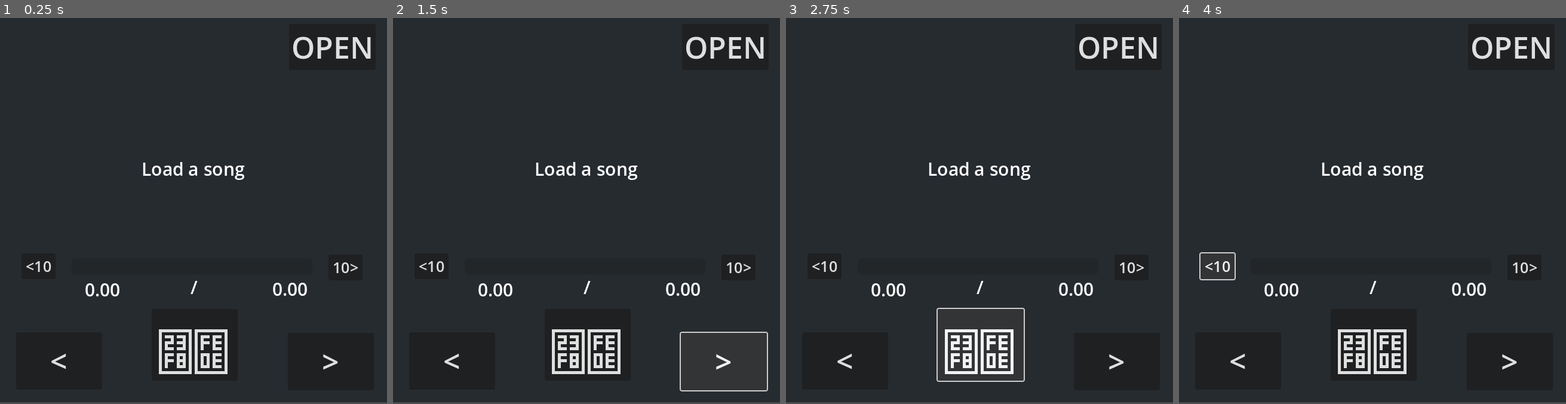
Above: before the commit, frames 1-4 (left to right).
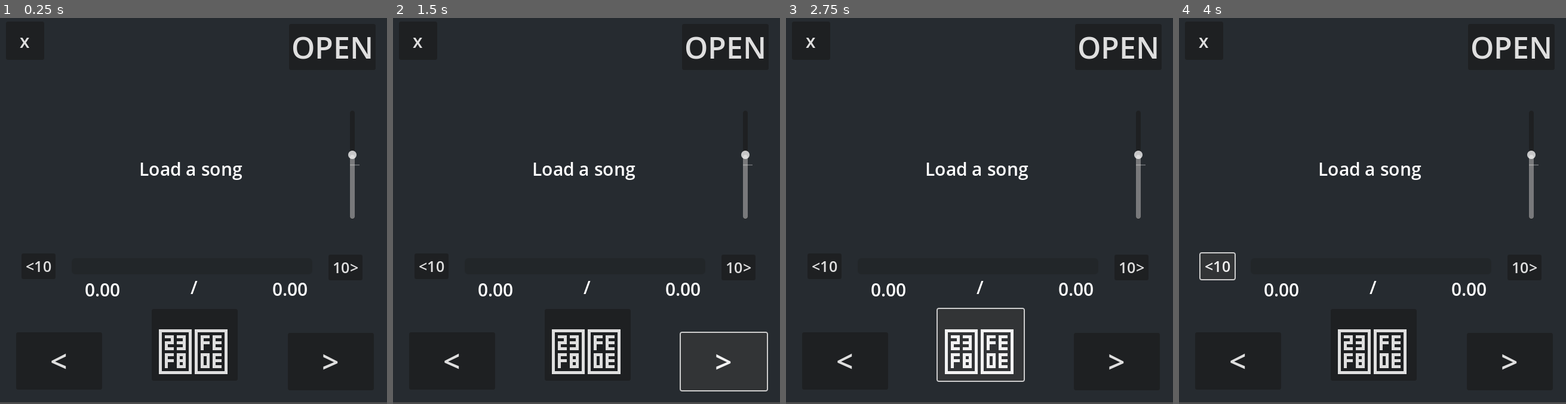
Above: after the commit, the same moments.

Repository: FireEntity1/soundscape
Game: Godot game, scene res://main.tscn
The game is run twice, just before and just after one commit, with the same random seed, the same clock (stepped at 60 frames per second) and the same inputs.
Inputs:
- Up to frame 1 (0.25 s): no input
- Up to frame 2 (1.5 s): click "OPEN" at 0.5 s; click ">" at 1.25 s
- Up to frame 3 (2.75 s): click "⏸︎" at 2 s
- Up to frame 4 (4 s): click "<" at 2.75 s; click "<10" at 3.5 s

The runs differ from the first frame. In frame 1, 0.8% of the frame differs, in the area x 5-93%, y 5-53%; in frame 2, 0.8%; in frame 3, 0.8%; in frame 4, 0.8%.
Error before the commit: Invalid access of index '-1' on a base object of type: 'Array'. (res://openFile.gd:56)

Commit message:
Features

Diff:
--- /dev/null
+++ b/Control.gd
@@ -0,0 +1,14 @@
+extends Control
+
+var following = false
+var dragging_start_position = Vector2()
+
+
+func _process(_delta):
+	if following:
+		get_window().position = get_window().position + Vector2i(get_global_mouse_position()) - Vector2i(dragging_start_position)
+
+func _on_gui_input(event):
+	if event is InputEventMouseButton:
+		following = !following
+		dragging_start_position = get_local_mouse_position()
--- /dev/null
+++ b/default_bus_layout.tres
@@ -0,0 +1,8 @@
+[gd_resource type="AudioBusLayout" load_steps=2 format=3 uid="uid://dxfvktctg65k2"]
+
+[sub_resource type="AudioEffectSpectrumAnalyzer" id="AudioEffectSpectrumAnalyzer_rkr0d"]
+resource_name = "SpectrumAnalyzer"
+
+[resource]
+bus/0/effect/0/effect = SubResource("AudioEffectSpectrumAnalyzer_rkr0d")
+bus/0/effect/0/enabled = true
--- a/icon.svg
+++ /dev/null
@@ -1 +0,0 @@
-<svg height="128" width="128" xmlns="http://www.w3.org/2000/svg"><rect x="2" y="2" width="124" height="124" rx="14" fill="#363d52" stroke="#212532" stroke-width="4"/><g transform="scale(.101) translate(122 122)"><g fill="#fff"><path d="M105 673v33q407 354 814 0v-33z"/><path d="m105 673 152 14q12 1 15 14l4 67 132 10 8-61q2-11 15-15h162q13 4 15 15l8 61 132-10 4-67q3-13 15-14l152-14V427q30-39 56-81-35-59-83-108-43 20-82 47-40-37-88-64 7-51 8-102-59-28-123-42-26 43-46 89-49-7-98 0-20-46-46-89-64 14-123 42 1 51 8 102-48 27-88 64-39-27-82-47-48 49-83 108 26 42 56 81zm0 33v39c0 276 813 276 814 0v-39l-134 12-5 69q-2 10-14 13l-162 11q-12 0-16-11l-10-65H446l-10 65q-4 11-16 11l-162-11q-12-3-14-13l-5-69z" fill="#478cbf"/><path d="M483 600c0 34 58 34 58 0v-86c0-34-58-34-58 0z"/><circle cx="725" cy="526" r="90"/><circle cx="299" cy="526" r="90"/></g><g fill="#414042"><circle cx="307" cy="532" r="60"/><circle cx="717" cy="532" r="60"/></g></g></svg>
--- a/main.tscn
+++ b/main.tscn
@@ -1,5 +1,6 @@
-[gd_scene load_steps=5 format=3 uid="uid://c1leqgnp5o7sh"]
+[gd_scene load_steps=8 format=3 uid="uid://c1leqgnp5o7sh"]
 
+[ext_resource type="Script" path="res://Control.gd" id="1_g5o7u"]
 [ext_resource type="Script" path="res://openFile.gd" id="1_nww2s"]
 
 [sub_resource type="Theme" id="Theme_6w4j0"]
@@ -7,6 +8,10 @@
 [sub_resource type="Theme" id="Theme_q3f88"]
 
 [sub_resource type="Theme" id="Theme_8qcvw"]
+
+[sub_resource type="Theme" id="Theme_8odsd"]
+
+[sub_resource type="Theme" id="Theme_cqwpe"]
 
 [node name="Node2D" type="Node2D"]
 
@@ -17,7 +22,14 @@
 offset_bottom = 645.0
 color = Color(0.149205, 0.168383, 0.187543, 1)
 
-[node name="Button" type="Button" parent="."]
+[node name="Control" type="Control" parent="."]
+layout_mode = 3
+anchors_preset = 0
+offset_right = 649.0
+offset_bottom = 645.0
+script = ExtResource("1_g5o7u")
+
+[node name="open" type="Button" parent="."]
 offset_left = 484.0
 offset_top = 12.0
 offset_right = 629.0
@@ -27,7 +39,7 @@
 text = "OPEN"
 script = ExtResource("1_nww2s")
 
-[node name="fileOpen" type="FileDialog" parent="Button"]
+[node name="fileOpen" type="FileDialog" parent="open"]
 title = "Open a Directory"
 initial_position = 1
 size = Vector2i(392, 300)
@@ -36,9 +48,9 @@
 access = 2
 use_native_dialog = true
 
-[node name="AudioStreamPlayer2D" type="AudioStreamPlayer2D" parent="Button"]
+[node name="AudioStreamPlayer2D" type="AudioStreamPlayer2D" parent="open"]
 
-[node name="skip" type="Button" parent="Button"]
+[node name="skip" type="Button" parent="open"]
 layout_mode = 0
 offset_left = -2.0
 offset_top = 517.0
@@ -48,7 +60,7 @@
 theme_override_font_sizes/font_size = 50
 text = ">"
 
-[node name="pause" type="Button" parent="Button"]
+[node name="pause" type="Button" parent="open"]
 layout_mode = 0
 offset_left = -230.0
 offset_top = 477.0
@@ -58,7 +70,7 @@
 theme_override_font_sizes/font_size = 75
 text = "⏸︎"
 
-[node name="back" type="Button" parent="Button"]
+[node name="back" type="Button" parent="open"]
 layout_mode = 0
 offset_left = -457.0
 offset_top = 516.0
@@ -68,7 +80,7 @@
 theme_override_font_sizes/font_size = 50
 text = "<"
 
-[node name="rewind" type="Button" parent="Button"]
+[node name="rewind" type="Button" parent="open"]
 layout_mode = 0
 offset_left = -448.0
 offset_top = 384.0
@@ -78,7 +90,7 @@
 theme_override_font_sizes/font_size = 25
 text = "<10"
 
-[node name="forward" type="Button" parent="Button"]
+[node name="forward" type="Button" parent="open"]
 layout_mode = 0
 offset_left = 66.0
 offset_top = 386.0
@@ -88,11 +100,11 @@
 theme_override_font_sizes/font_size = 25
 text = "10>"
 
-[node name="playing" type="Label" parent="Button"]
+[node name="playing" type="Label" parent="open"]
 layout_mode = 0
-offset_left = -458.0
+offset_left = -395.0
 offset_top = 221.0
-offset_right = 137.0
+offset_right = 65.0
 offset_bottom = 383.0
 theme = SubResource("Theme_8qcvw")
 theme_override_font_sizes/font_size = 30
@@ -100,7 +112,7 @@
 horizontal_alignment = 1
 autowrap_mode = 3
 
-[node name="total" type="Label" parent="Button"]
+[node name="total" type="Label" parent="open"]
 layout_mode = 0
 offset_left = -99.0
 offset_top = 422.0
@@ -112,7 +124,7 @@
 horizontal_alignment = 1
 autowrap_mode = 3
 
-[node name="done" type="Label" parent="Button"]
+[node name="done" type="Label" parent="open"]
 layout_mode = 0
 offset_left = -413.0
 offset_top = 423.0
@@ -124,7 +136,7 @@
 horizontal_alignment = 1
 autowrap_mode = 3
 
-[node name="slash" type="Label" parent="Button"]
+[node name="slash" type="Label" parent="open"]
 layout_mode = 0
 offset_left = -260.0
 offset_top = 419.0
@@ -136,18 +148,43 @@
 horizontal_alignment = 1
 autowrap_mode = 3
 
-[node name="cursor" type="ProgressBar" parent="Button"]
+[node name="cursor" type="ProgressBar" parent="open"]
 offset_left = -364.0
 offset_top = 392.0
 offset_right = 39.0
 offset_bottom = 419.0
 show_percentage = false
 
-[connection signal="button_up" from="Button" to="Button" method="_on_button_up"]
-[connection signal="dir_selected" from="Button/fileOpen" to="Button" method="_on_file_open_dir_selected"]
-[connection signal="file_selected" from="Button/fileOpen" to="Button" method="_on_file_open_file_selected"]
-[connection signal="button_up" from="Button/skip" to="Button" method="_on_skip_button_up"]
-[connection signal="button_up" from="Button/pause" to="Button" method="_on_pause_button_up"]
-[connection signal="button_up" from="Button/back" to="Button" method="_on_back_button_up"]
-[connection signal="button_up" from="Button/rewind" to="Button" method="_on_rewind_button_up"]
-[connection signal="button_up" from="Button/forward" to="Button" method="_on_forward_button_up"]
+[node name="close" type="Button" parent="open"]
+layout_mode = 0
+offset_left = -474.0
+offset_top = -4.0
+offset_right = -410.0
+offset_bottom = 60.0
+theme = SubResource("Theme_8odsd")
+theme_override_font_sizes/font_size = 30
+text = "x"
+
+[node name="vol" type="VSlider" parent="open"]
+layout_mode = 0
+offset_left = 98.0
+offset_top = 145.0
+offset_right = 114.0
+offset_bottom = 327.0
+theme = SubResource("Theme_cqwpe")
+min_value = -15.0
+max_value = 10.0
+scrollable = false
+tick_count = 3
+
+[connection signal="gui_input" from="Control" to="Control" method="_on_gui_input"]
+[connection signal="button_up" from="open" to="open" method="_on_button_up"]
+[connection signal="dir_selected" from="open/fileOpen" to="open" method="_on_file_open_dir_selected"]
+[connection signal="file_selected" from="open/fileOpen" to="open" method="_on_file_open_file_selected"]
+[connection signal="button_up" from="open/skip" to="open" method="_on_skip_button_up"]
+[connection signal="button_up" from="open/pause" to="open" method="_on_pause_button_up"]
+[connection signal="button_up" from="open/back" to="open" method="_on_back_button_up"]
+[connection signal="button_up" from="open/rewind" to="open" method="_on_rewind_button_up"]
+[connection signal="button_up" from="open/forward" to="open" method="_on_forward_button_up"]
+[connection signal="button_up" from="open/close" to="open" method="_on_close_button_up"]
+[connection signal="drag_ended" from="open/vol" to="open" method="_on_vol_drag_ended"]
--- a/openFile.gd
+++ b/openFile.gd
@@ -4,9 +4,13 @@
 var index = 0
 var pos = 0
 var current = [" "]
+var spectrum_analyzer: AudioEffectSpectrumAnalyzerInstance
+var bus_index = AudioServer.get_bus_index("Master")
+var effect = AudioEffectSpectrumAnalyzer.new()
+var bass = 0
 
 func _ready():
-	pass
+	AudioServer.add_bus_effect(bus_index, effect)
 
 func _process(delta):
 	if songs.size() > 0:
@@ -17,6 +21,12 @@
 		$cursor.value = $AudioStreamPlayer2D.get_playback_position()
 		$total.text = str(int($AudioStreamPlayer2D.stream.get_length()))
 		$done.text = str(int($AudioStreamPlayer2D.get_playback_position()))
+
+		spectrum_analyzer = AudioServer.get_bus_effect_instance(bus_index, 0)
+		bass = (spectrum_analyzer.get_magnitude_for_frequency_range(0,250).x + spectrum_analyzer.get_magnitude_for_frequency_range(0,250).y)/2
+		print(bass)
+
+	$AudioStreamPlayer2D.volume_db = $vol.value
 
 
 func _on_file_open_file_selected(path):
@@ -51,20 +61,22 @@
 
 
 func _on_skip_button_up():
-	index += 1
-	index = clamp(index,0,songs.size() -1)
-	if songs[index].ends_with(".mp3"):
-		load_mp3(songs[index])
-	else:
-		load_ogg(songs[index])
+	if songs.size() > 0:
+		index += 1
+		index = clamp(index,0,songs.size() -1)
+		if songs[index].ends_with(".mp3"):
+			load_mp3(songs[index])
+		else:
+			load_ogg(songs[index])
 
 func _on_back_button_up():
-	index -= 1
-	index = clamp(index,0,songs.size() -1)
-	if songs[index].ends_with(".mp3"):
-		load_mp3(songs[index])
-	else:
-		load_ogg(songs[index])
+	if songs.size() > 0:
+		index -= 1
+		index = clamp(index,0,songs.size() -1)
+		if songs[index].ends_with(".mp3"):
+			load_mp3(songs[index])
+		else:
+			load_ogg(songs[index])
 
 func load_ogg(path):
 	$AudioStreamPlayer2D.stream = AudioStreamOggVorbis.load_from_file(path)
@@ -96,3 +108,11 @@
 
 func _on_rewind_button_up():
 	$AudioStreamPlayer2D.play($AudioStreamPlayer2D.get_playback_position()-10)
+
+
+func _on_close_button_up():
+	get_tree().quit()
+
+
+func _on_vol_drag_ended(value_changed):
+	pass
--- a/project.godot
+++ b/project.godot
@@ -13,11 +13,15 @@
 config/name="Soundscape"
 run/main_scene="res://main.tscn"
 config/features=PackedStringArray("4.2", "GL Compatibility")
+boot_splash/bg_color=Color(0, 0, 0, 1)
+boot_splash/image="res://splash.png"
 config/icon="res://icon.svg"
+boot_splash/minimum_display_time=2000
 
 [display]
 
 window/size/viewport_width=648
+window/size/borderless=true
 
 [rendering]
 
Binary file added: splash.png
Not shown, changed: splash.png.import
